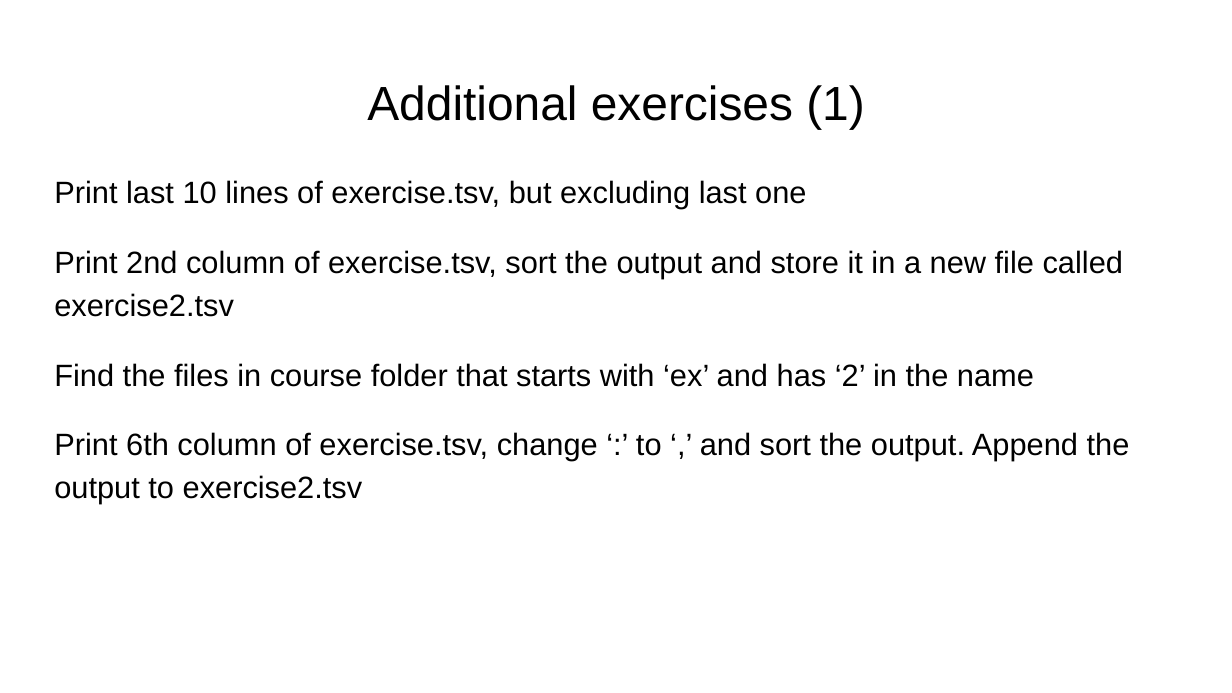
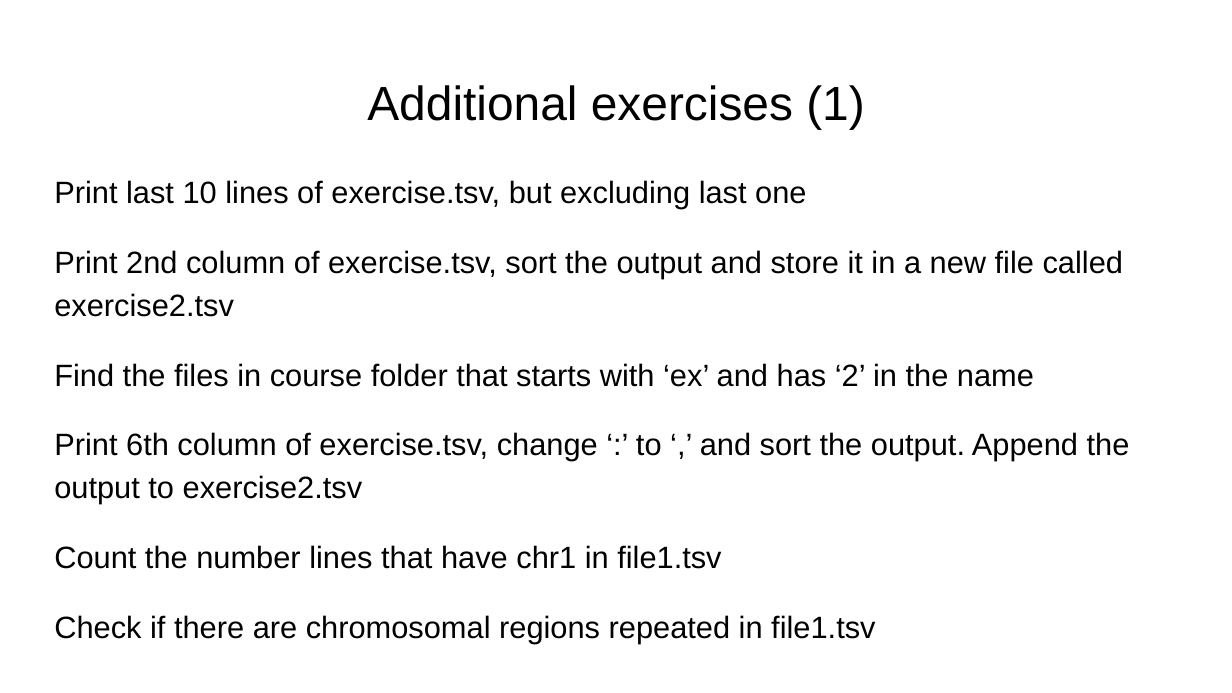
Before and after one commit to FusterTormo/BioinfoWorkshop, a slide deck: slide 54 of Introduction to Linux.pptx (slide 52 before the commit). Drawn at 1232x693 pixels with LibreOffice and Linux fonts; fonts in the diff are those of the drawing. Boxes give left, top, right and bottom in pixels: in the first picture for what was removed or moved away, otherwise in the second. Text is boxed around its words. In the diff, an @@ line names an element or a change of style, - is before the commit and + after.

```diff
--- a/Introduction to Linux.pptx
+++ b/Introduction to Linux.pptx
@@ text at box(54, 545, 875, 643): paragraphs added @@
+Count the number lines that have chr1 in file1.tsv
+Check if there are chromosomal regions repeated in file1.tsv
```
Also in this commit, not shown: 14 other slides changed, 4 slides added, 1 slide removed, 1 other file.
